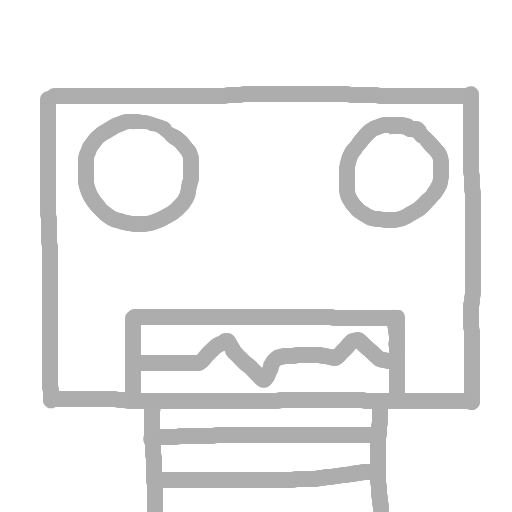
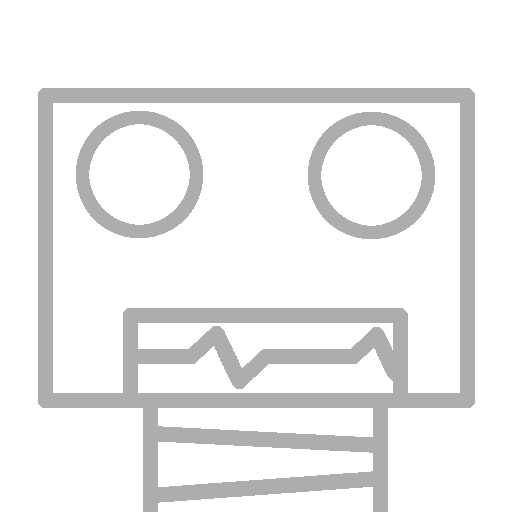
Revision of a layered 512x512 image; what changed, layer by layer:
added layer "Layer #3" above "Layer #2" over [38, 88, 475, 512]
hid "Layer #2" over [40, 86, 481, 512]
hid "Layer #1" over [44, 96, 477, 512]
hid "Layer" over [41, 91, 478, 409]
